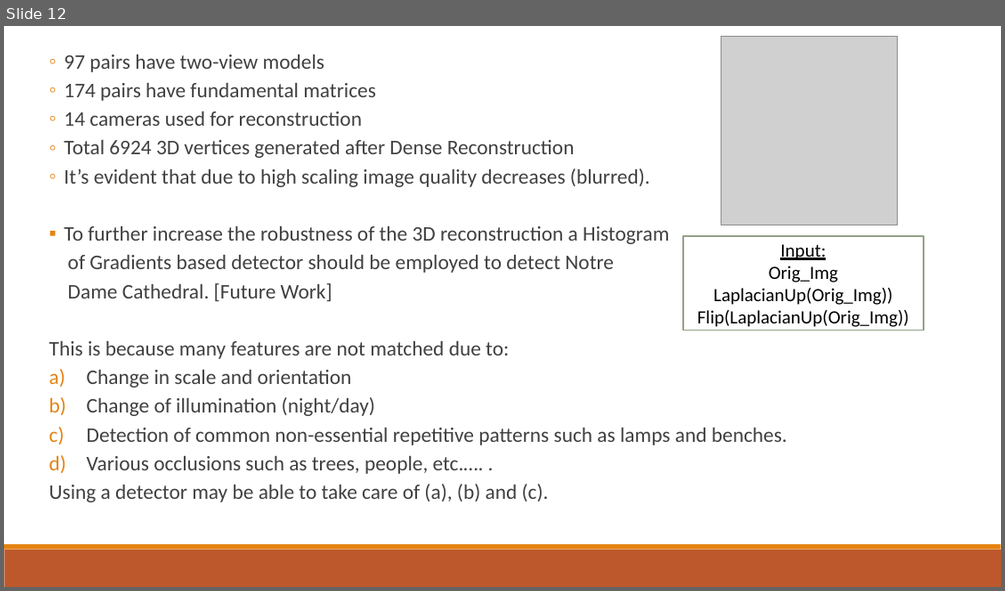
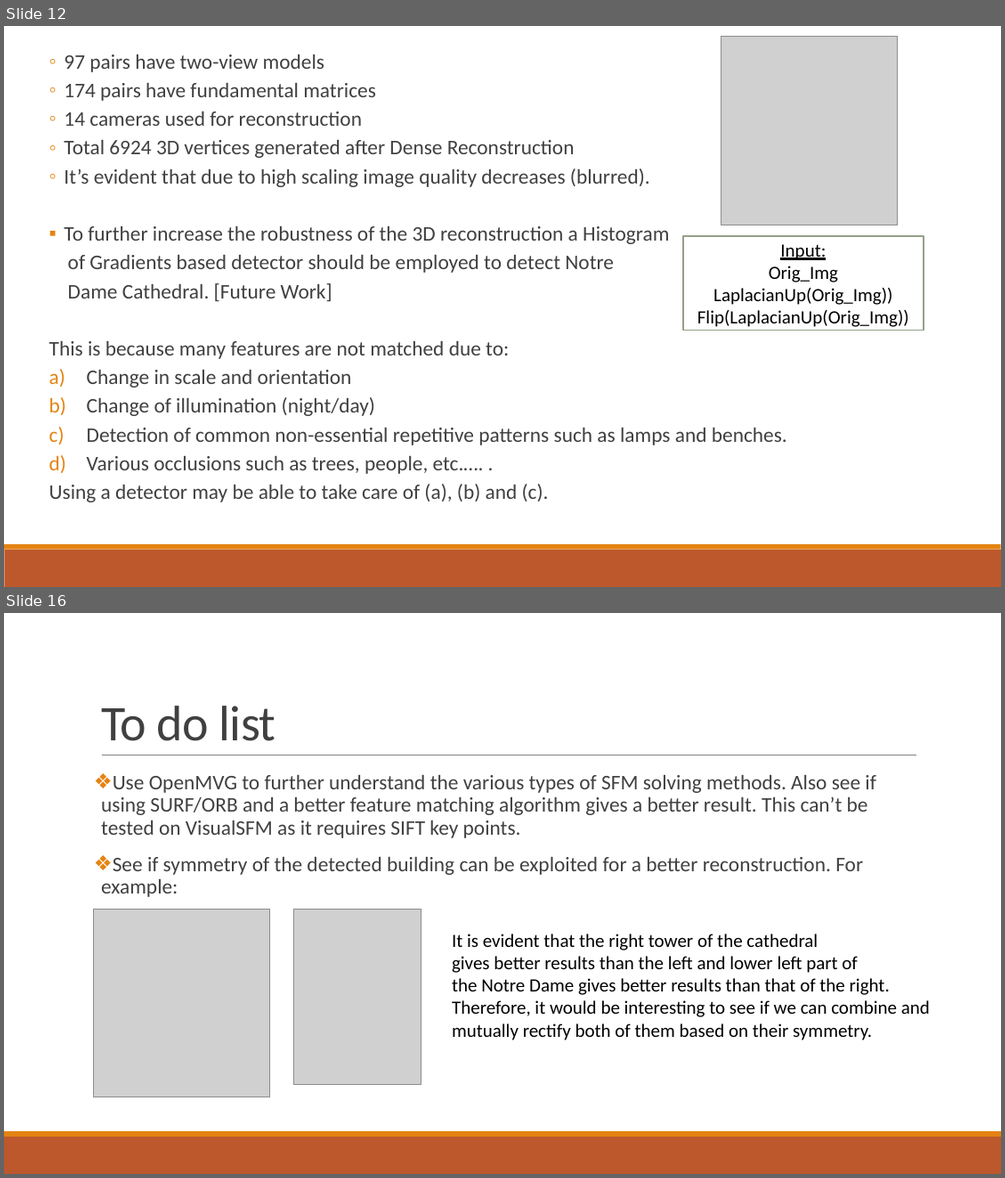
Before and after one commit to anonymous31173/3D-Reconstruction, a slide deck: 3D Reconstruction of Notre Dame Cathedral.pptx. Shown one above the other, each under a label of ours: slide 12 before the commit, slides 12 and 16 after it; the slides between them are not shown. The pictures are 1005x591 and 1005x1178 pixels, drawn with LibreOffice and Linux fonts; fonts in the diff are those of the drawing; grey boxes stand for pictures. Boxes give left, top, right and bottom in pixels: in the first picture for what was removed or moved away, otherwise in the second. Text is boxed around its words. In the diff, an @@ line names an element or a change of style, - is before the commit and + after.

```diff
--- a/3D Reconstruction of Notre Dame Cathedral.pptx
+++ b/3D Reconstruction of Notre Dame Cathedral.pptx
@@ slide 16 added at (4,613,1001,1174), background #FFFFFF; not listed: 2 template elements that a slide beside it also shows @@
@@ title added at (101,706,276,741), 48 pt, text #404040 @@
+To do list
@@ line added from (102, 755) to (917, 755), #808080 0.5 pt @@
@@ text added at (101,775,875,897), 20 pt, text #404040 @@
+❖ Use OpenMVG to further understand the various types of SFM solving methods. Also see if using SURF/ORB and a better feature matching algorithm gives a better result. This can’t be tested on VisualSFM as it requires SIFT key points.
+❖ See if symmetry of the detected building can be exploited for a better reconstruction. For example:
@@ picture added at (94,908,270,1097) @@
@@ picture added at (293,908,421,1083) @@
@@ text added at (452,933,930,1040), 18 pt, text #000000 @@
+It is evident that the right tower of the cathedral
+gives better results than the left and lower left part of
+the Notre Dame gives better results than that of the right.
+Therefore, it would be interesting to see if we can combine and
+mutually rectify both of them based on their symmetry.
```
Also in this commit, not shown: 5 slides changed, 1 other slide added.
